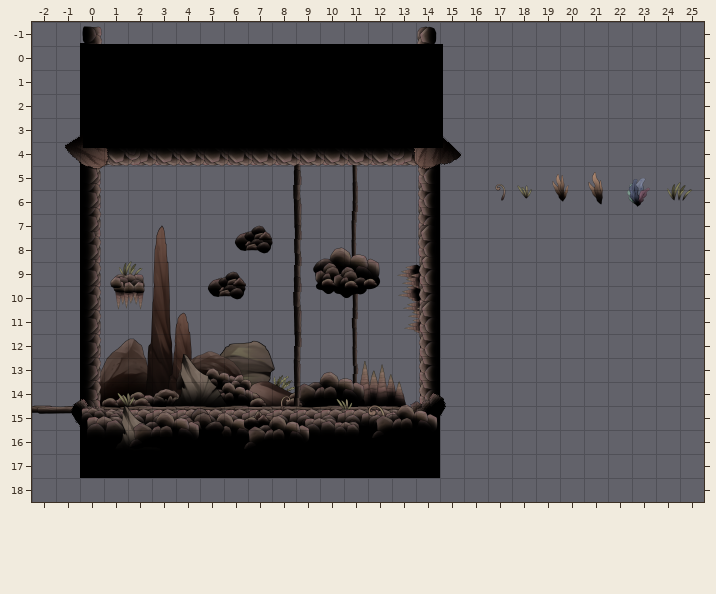
Level history. Tiled map: Assets/Levels/ModoAvancado/Golem de Fogo.tmx. The first picture shows the starting point.
Cells are 128x128 px. Shown: x -2..25, y -1..18.
New version:
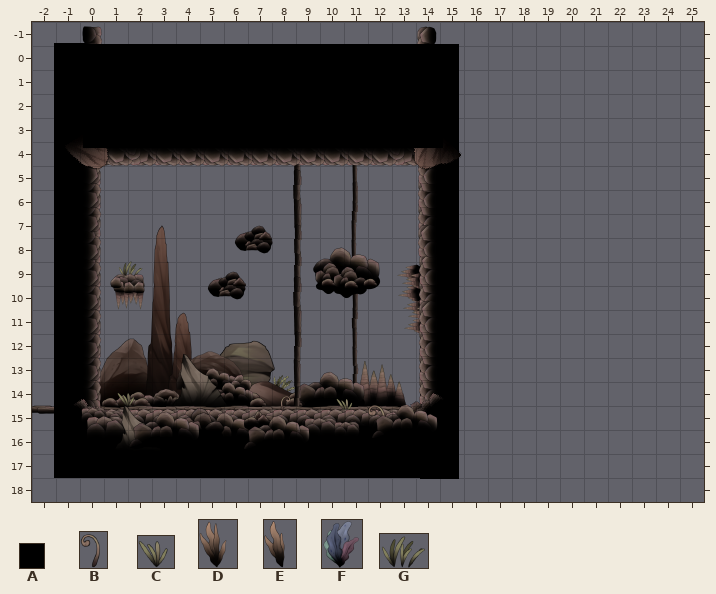
Key: from "BrownCaveDecorations": A 100 "SquareBlack"; from "BrownCavePlants": B 0 "PlantSmall_00000", C 1 "Grass2_00000", D 2 "Comp 1_00000", E 3 "Grass3_00000", F 4 "Plant5_00000", G 5 "GroupPlants_00000".
Objects are placed by their top-left corner, in cells (3,4 is the top-left corner of cell 3,4); size is 1x1 cell unless given.
The exact change:
--- layer "Background2"
-B "PlantSmall_00000" at 17.3,5.7 size 0.6x0.7
-C "Grass2_00000" at 18.2,5.7 size 0.8x0.7
-D "Comp 1_00000" at 19.7,5.3 size 1x1.2
-E "Grass3_00000" at 21.2,5.2 size 1x1.4
-F "Plant5_00000" at 22.8,5.5 size 1.1x1.2
-G "GroupPlants_00000" at 24.4,5.6 size 1.2x0.8
--- layer "Decorations"
-A "SquareBlack" at 14.2,-0.1 size 0.8x17.1
+A "SquareBlack" at 14.2,-0.1 size 1.6x18.1
-A "SquareBlack" at 0,-0.1 size 0.8x16
+A "SquareBlack" at -1.1,-0.1 size 1.9x18.1
Changed places in both pictures, as pixel boxes (x1, y1, x2, y2):
changed: (54, 43, 80, 478)
changed: (420, 44, 459, 479)
removed: (588, 172, 603, 205)
removed: (552, 174, 569, 202)
removed: (627, 178, 650, 207)
removed: (667, 182, 692, 201)
removed: (495, 184, 506, 201)
removed: (517, 185, 532, 199)
